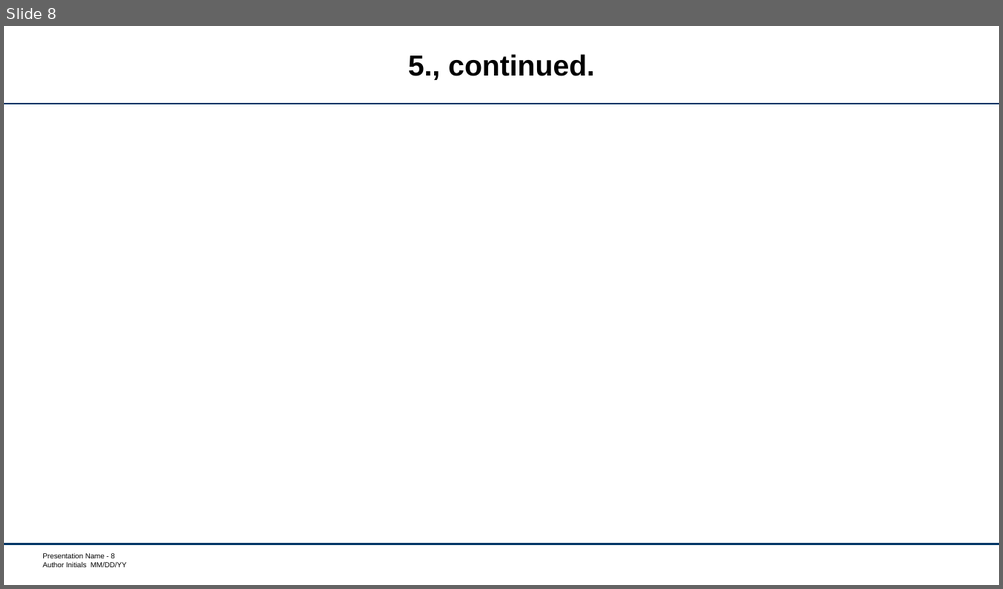
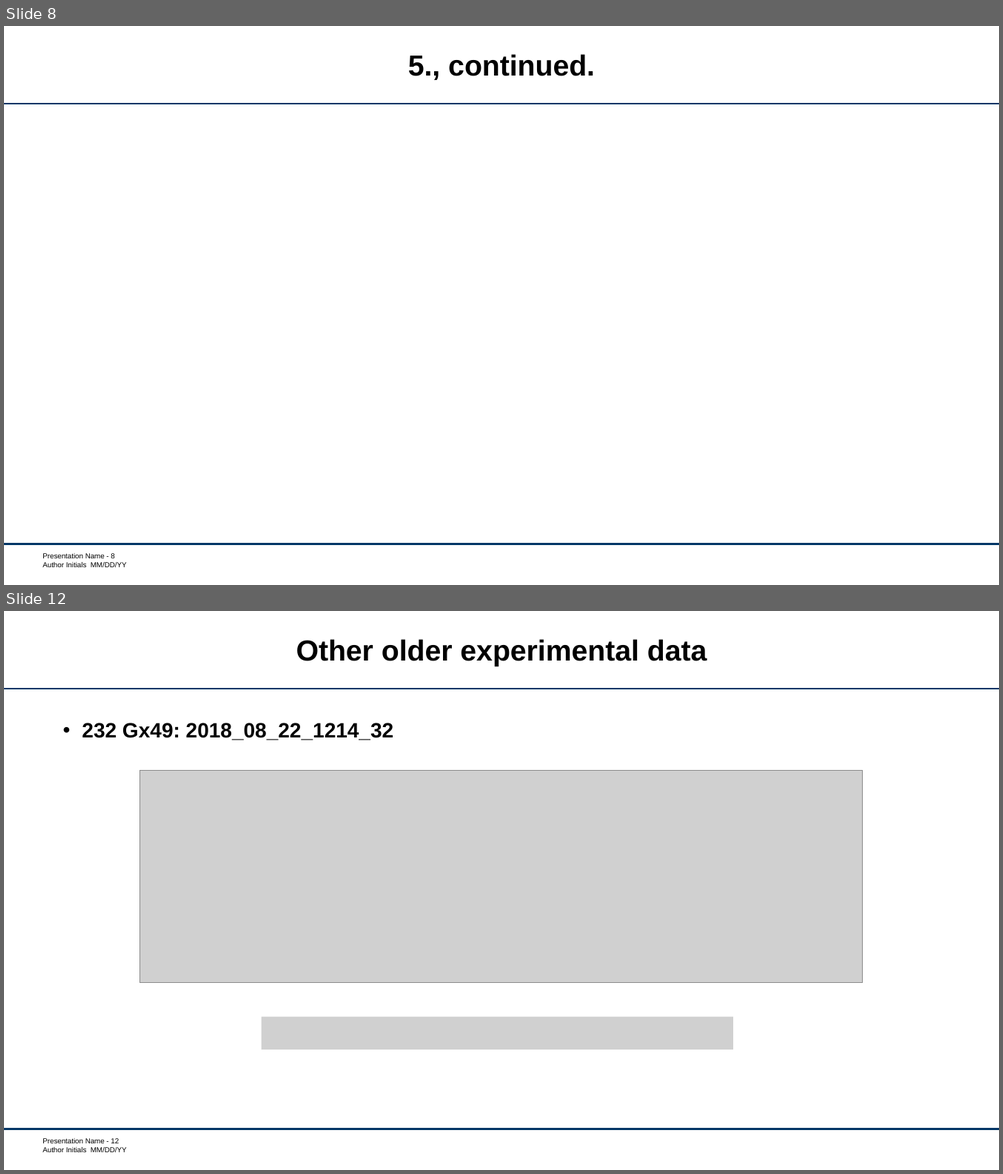
Before and after one commit to garretts-hub/GST_Work, a slide deck: 2018_09_04DriftUpdate.pptx. Shown one above the other, each under a label of ours: slide 8 before the commit, slides 8 and 12 after it; the slides between them are not shown. The pictures are 1003x589 and 1003x1174 pixels, drawn with LibreOffice and Linux fonts; fonts in the diff are those of the drawing; grey boxes stand for pictures; background and template pictures are left out. Boxes give left, top, right and bottom in pixels: in the first picture for what was removed or moved away, otherwise in the second. Text is boxed around its words. In the diff, an @@ line names an element or a change of style, - is before the commit and + after.

```diff
--- a/2018_09_04DriftUpdate.pptx
+++ b/2018_09_04DriftUpdate.pptx
@@ slide 12 added at (4,611,999,1170), background #FFFFFF; not listed: 3 template elements that a slide beside it also shows @@
@@ title added at (296,639,707,667), 28 pt, text #000000, bold @@
+Other older experimental data
@@ text added at (82,723,394,741), 20 pt, text #000000, bold @@
+• 232 Gx49: 2018_08_22_1214_32
@@ picture added at (140,771,862,983) @@
@@ picture added at (262,1017,733,1050) @@
```
Also in this commit, not shown: 1 slide changed, 3 other slides added, 3 other files.
